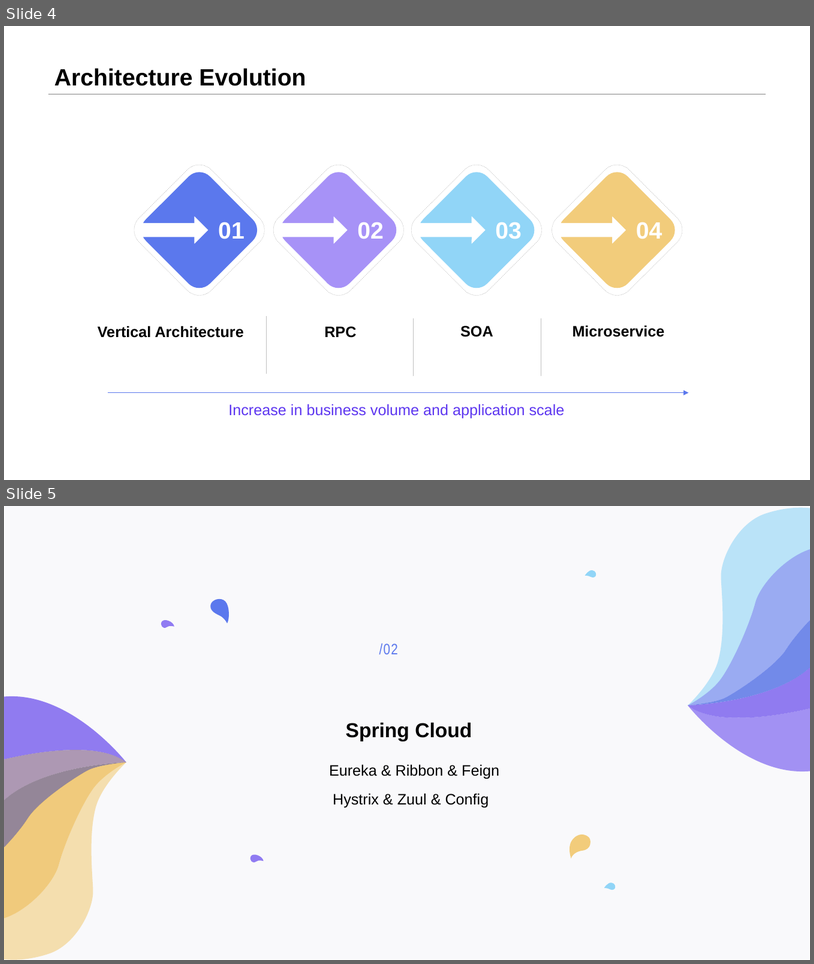
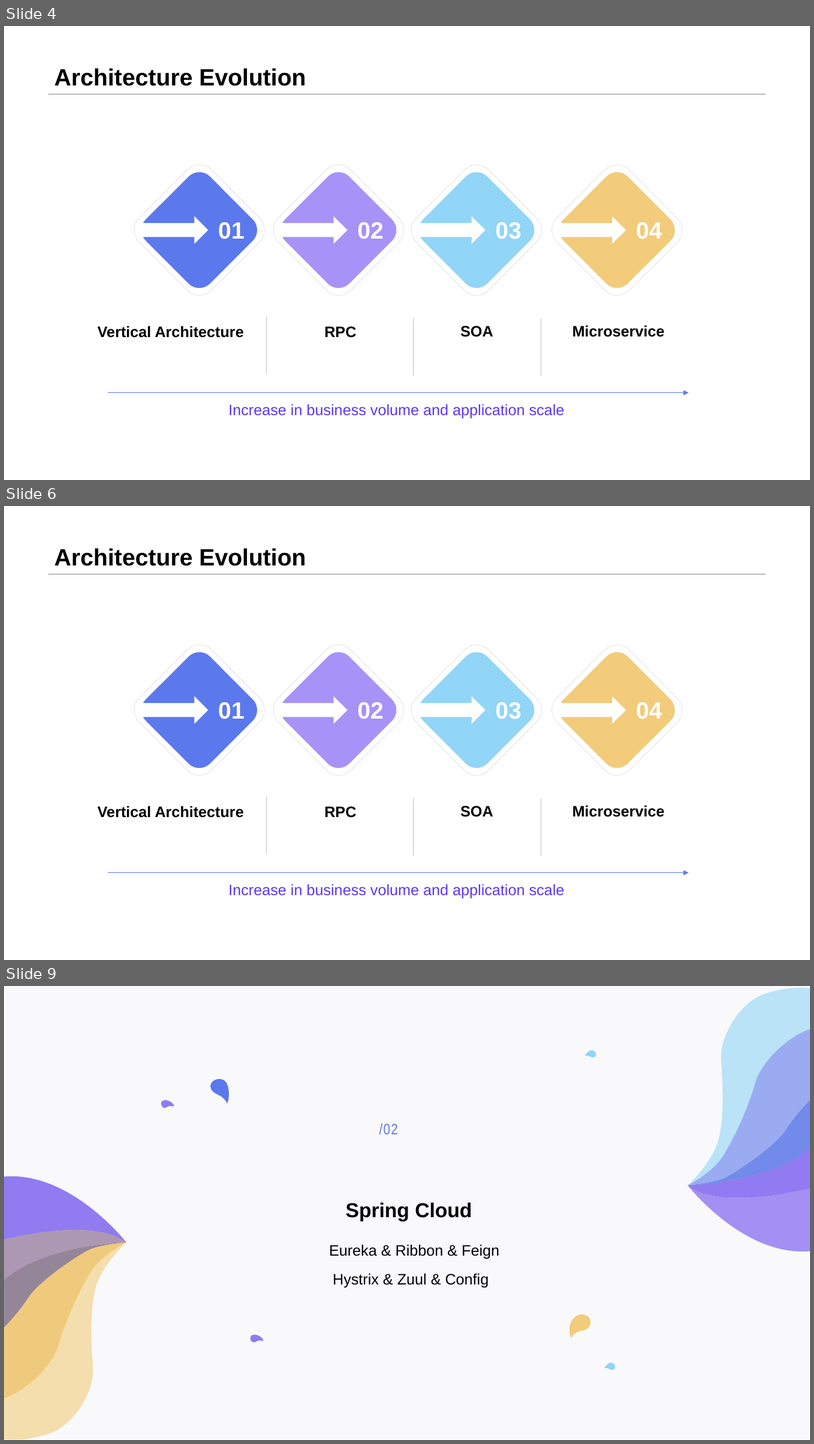
Before and after one commit to LIULE8/ppt, a slide deck: Sharing2.pptx. Shown one above the other, each under a label of ours: slides 4 and 5 before the commit, slides 4, 6 and 9 after it; the slides between them are not shown. The pictures are 814x964 and 814x1444 pixels, drawn with LibreOffice and Linux fonts; fonts in the diff are those of the drawing. Boxes give left, top, right and bottom in pixels: in the first picture for what was removed or moved away, otherwise in the second. Text is boxed around its words. In the diff, an @@ line names an element or a change of style, - is before the commit and + after.

```diff
--- a/Sharing2.pptx
+++ b/Sharing2.pptx
@@ slide 6 added at [4, 506, 810, 960], background #FFFFFF; not listed: 1 template element that a slide beside it also shows @@
@@ title added at [54, 548, 306, 566], 28 pt, text #000000, bold @@
+Architecture Evolution
@@ rounded rectangle added at [128, 638, 272, 783], outline #A6A6A6 0.25 pt dashed @@
@@ freeform shape added at [135, 646, 264, 774], fill #5B78ED @@
@@ rounded rectangle added at [267, 638, 411, 783], outline #A6A6A6 0.25 pt dashed @@
@@ freeform shape added at [275, 646, 403, 774], fill #A792F7 @@
@@ rounded rectangle added at [404, 638, 549, 783], outline #A6A6A6 0.25 pt dashed @@
@@ freeform shape added at [413, 646, 541, 774], fill #91D5F7 @@
@@ rounded rectangle added at [545, 638, 690, 783], outline #A6A6A6 0.25 pt dashed @@
@@ freeform shape added at [553, 646, 681, 774], fill #F2CC7B @@
@@ text added at [218, 702, 245, 719], 28 pt, text #FFFFFF, bold @@
+01
@@ text added at [357, 702, 384, 718], 28 pt, text #FFFFFF, bold @@
+02
@@ text added at [495, 702, 522, 719], 28 pt, text #FFFFFF, bold @@
+03
@@ text added at [636, 702, 663, 719], 28 pt, text #FFFFFF, bold @@
+04
@@ text added at [98, 805, 244, 817], 18 pt, text #000000, bold @@
+Vertical Architecture
@@ line added from (267, 796) to (267, 853), #BFBFBF 0.25 pt @@
@@ text added at [324, 806, 356, 817], 18 pt, text #000000, bold @@
+RPC
@@ line added from (413, 798) to (413, 856), #BFBFBF 0.25 pt @@
@@ text added at [461, 805, 494, 817], 18 pt, text #000000, bold @@
+SOA
@@ line added from (541, 798) to (541, 856), #BFBFBF 0.25 pt @@
@@ text added at [573, 805, 665, 817], 18 pt, text #000000, bold @@
+Microservice
@@ arrow added from (108, 873) to (689, 873), #5B78ED 0.5 pt @@
@@ text added at [228, 883, 565, 898], 18 pt, text #5D36F0 @@
+Increase in business volume and application scale
@@ what was slide 5 is now slide 9 @@
```
Also in this commit, not shown: 3 other slides added.
